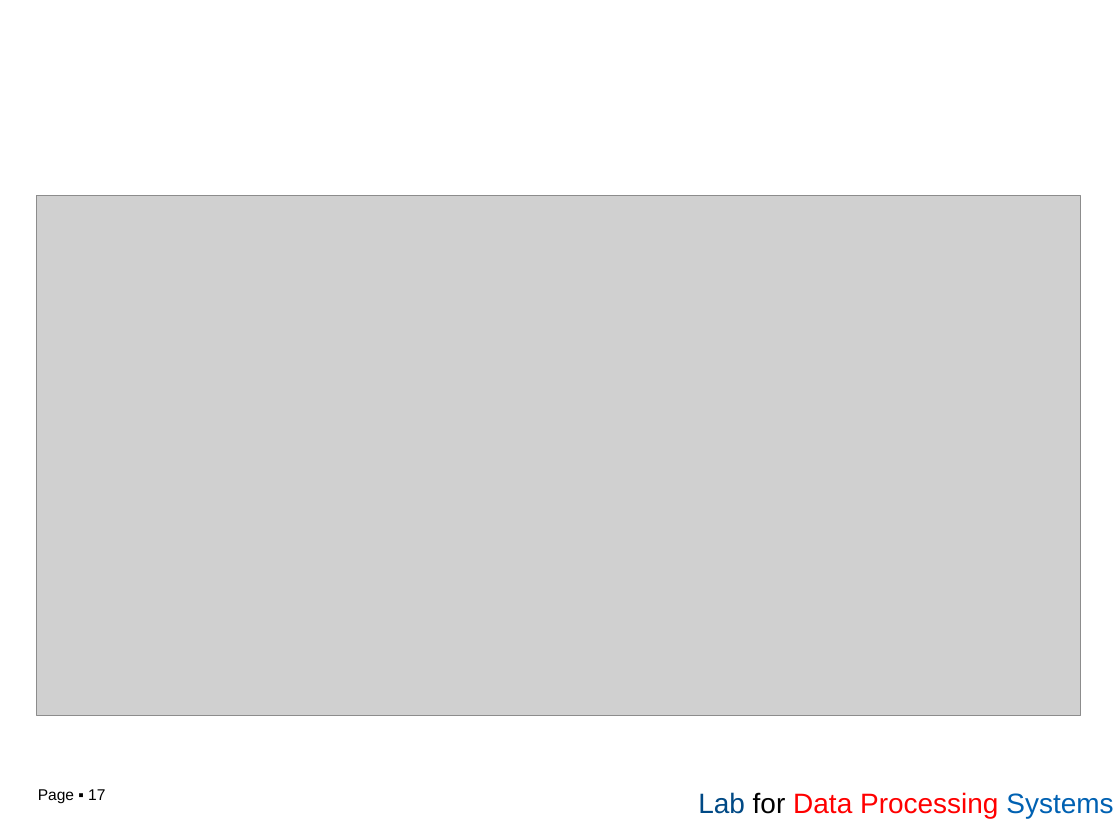
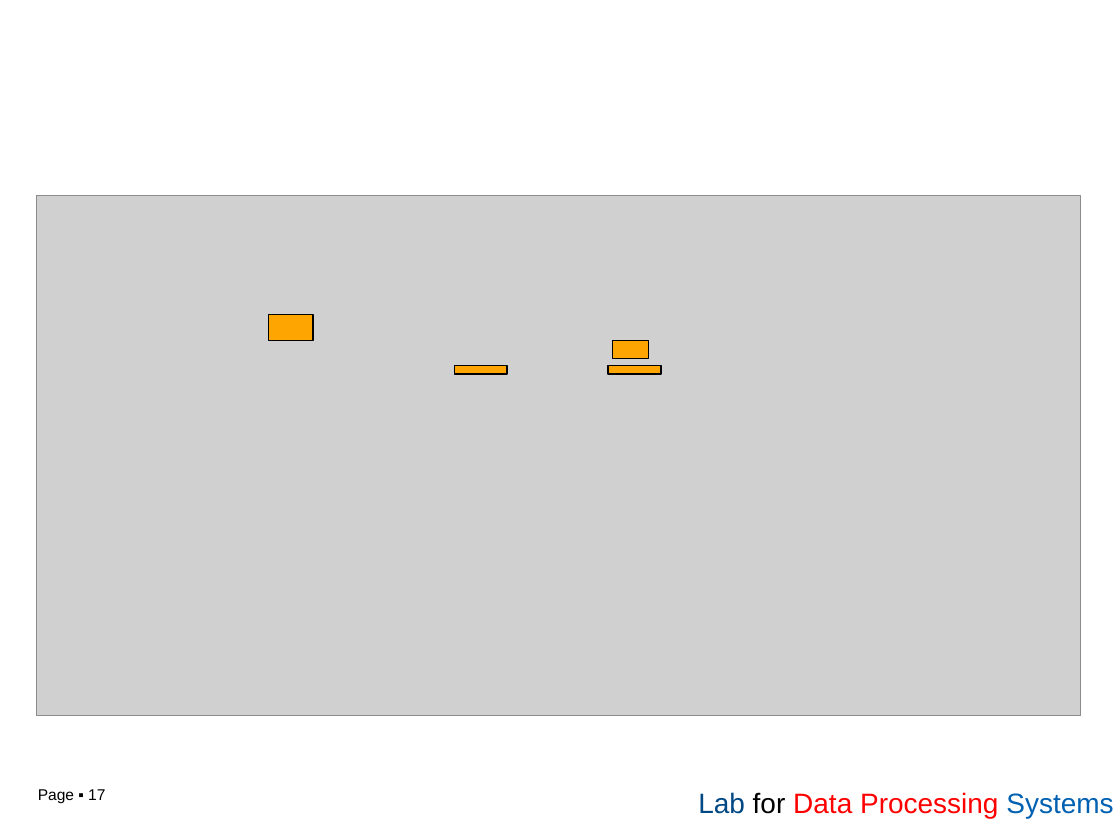
Before and after one commit to RainbowLinLin/High-Performance-Computing-Tutorial, a slide deck: slide 17 of High Performance Computing Tutorial.pptx. Drawn at 1120x840 pixels with LibreOffice and Linux fonts; fonts in the diff are those of the drawing; grey boxes stand for pictures; background and template pictures are left out. Boxes give left, top, right and bottom in pixels: in the first picture for what was removed or moved away, otherwise in the second. Text is boxed around its words. In the diff, an @@ line names an element or a change of style, - is before the commit and + after.

```diff
--- a/High Performance Computing Tutorial.pptx
+++ b/High Performance Computing Tutorial.pptx
@@ rectangle added at [269,315,312,342], fill #FEA501, outline #000000 0.75 pt @@
@@ rectangle added at [613,340,647,358], fill #FEA501, outline #000000 0.75 pt @@
@@ rectangle added at [455,365,507,374], fill #FEA501, outline #000000 0.75 pt @@
@@ rectangle added at [608,365,661,374], fill #FEA501, outline #000000 0.75 pt @@
```
Also in this commit, not shown: 1 other file.
